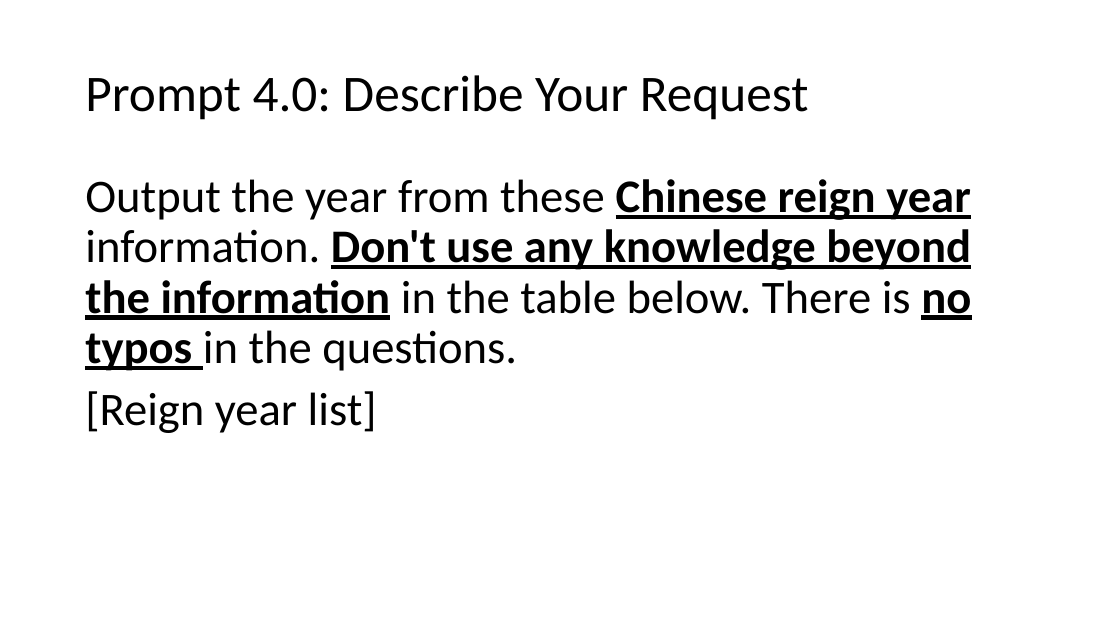
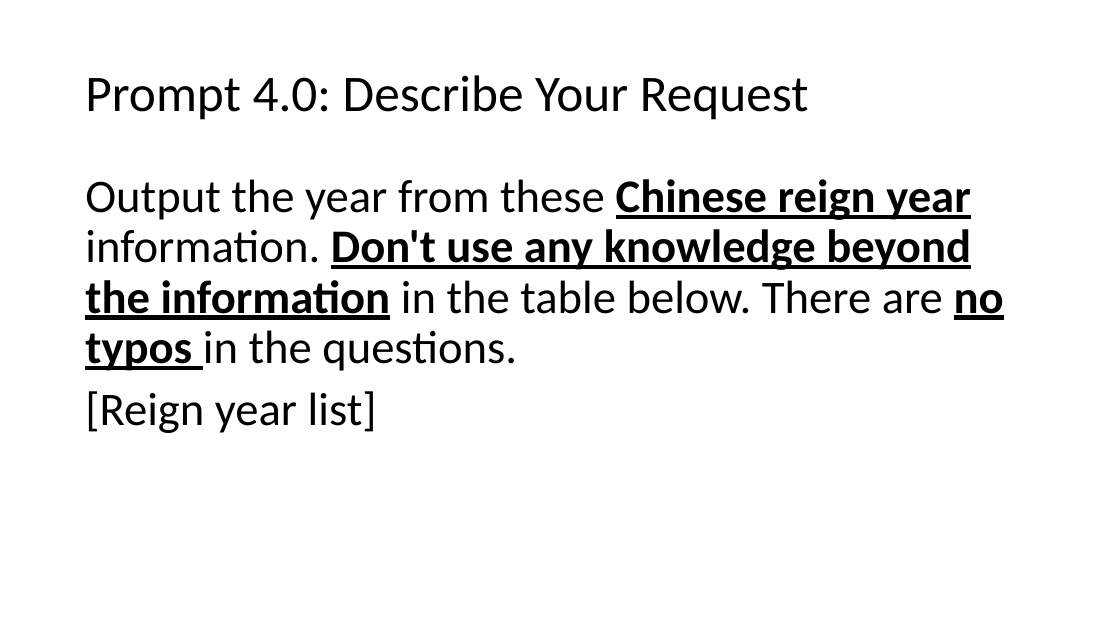
Before and after one commit to fccsdigitalchina/generative_ai_east_asian_studies, a slide deck: slide 39 of _slides/Generative AI for East Asian Studies_use cases.pptx. Drawn at 1120x630 pixels with LibreOffice and Linux fonts; fonts in the diff are those of the drawing. Boxes give left, top, right and bottom in pixels: in the first picture for what was removed or moved away, otherwise in the second. Text is boxed around its words. In the diff, an @@ line names an element or a change of style, - is before the commit and + after.

```diff
--- a/_slides/Generative AI for East Asian Studies_use cases.pptx
+++ b/_slides/Generative AI for East Asian Studies_use cases.pptx
@@ text at bbox=[85, 179, 1004, 371]: text changed @@
-Output the year from these Chinese reign year information. Don't use any knowledge beyond the information in the table below. There is no typos in the questions.
+Output the year from these Chinese reign year information. Don't use any knowledge beyond the information in the table below. There are no typos in the questions.
```
Also in this commit, not shown: 11 other slides changed, 6 slides removed.
